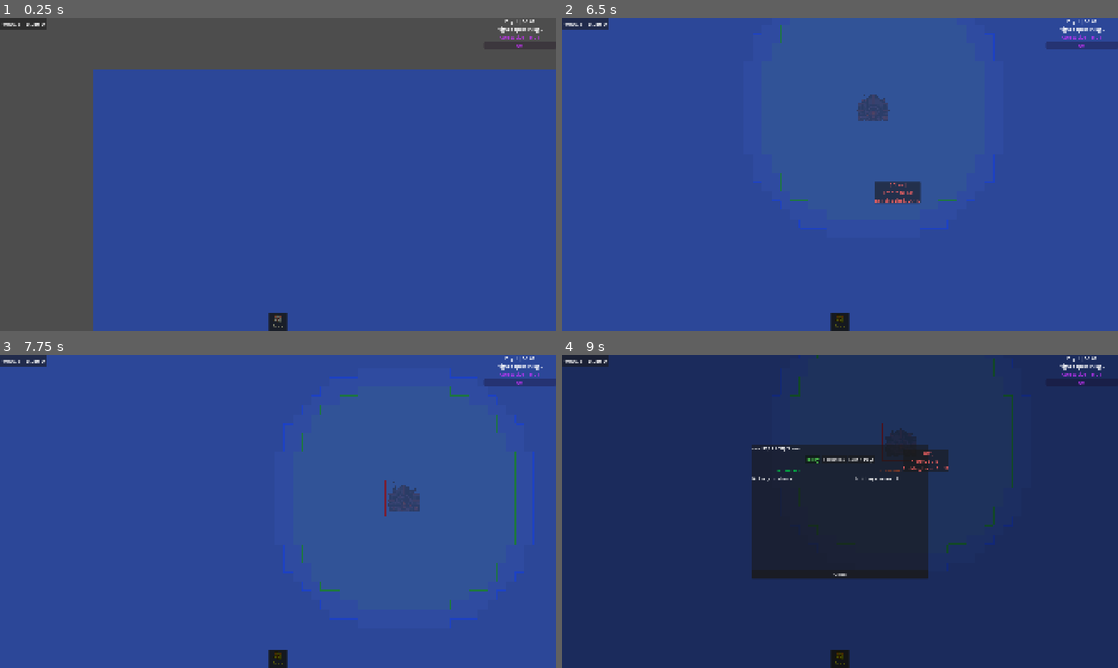
Above: before the commit, frames 1-4 (two rows, left to right).
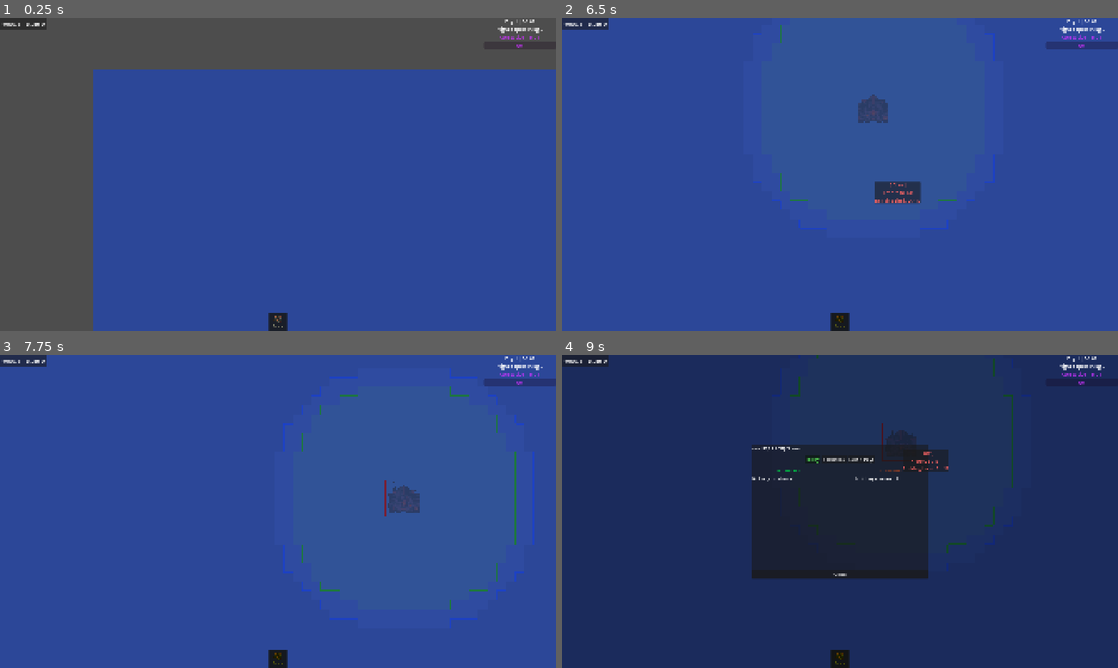
Above: after the commit, the same moments.

Repository: ColdTerror/Core-and-Conveyor
Game: Godot game, scene res://scenes/level.tscn
Two runs of this game, one before a commit and one after it. Both use one fixed random seed, a clock stepped at 60 frames per second and the inputs below. The engine's default icon, where the game draws it, is replaced by a stand-in: a white triangle on a blue panel in a dark square. Sound files missing from this copy of the repository are replaced by a short silence.
Inputs (mouse positions are in pixels of both pictures, inside the frame that each line leads up to):
- Up to frame 1 (0.25 s): no input
- Up to frame 2 (6.5 s): click "Core" at 0.5 s; tap Enter at 1.25, 4.25, 5.75, 5.85 s; move the mouse to (962, 158) at 1.27 s; hold D 1.28-2 s; hold X (deconstruct_hotkey) 1.28-2 s; click (962, 158) at 1.42 s; drag from (728, 190) to (812, 237) at 2.02 s; tap Space at 2.75, 5 s; move the mouse to (895, 105) at 2.77 s; hold D 2.78-3.5 s; hold R (rotate_tile) 2.78-3.5 s; drag from (812, 237) to (673, 127) at 3.52 s; move the mouse to (1006, 221) at 4.27 s; hold Left (ui_left) 4.28-5 s; tap Delete at 4.35 s; drag from (673, 127) to (756, 96) at 5.02 s; move the mouse to (867, 174) at 5.77 s; hold S from 5.78 s (still down); click (867, 174) at 5.92 s
- Up to frame 3 (7.75 s): release S at 6.5 s; drag from (194, 433) to (166, 527) at 6.52 s; tap Space at 7.25 s; move the mouse to (400, 495) at 7.27 s; hold U (upgrade_hotkey) from 7.28 s (still down); tap N at 7.35 s
- Up to frame 4 (9 s): release U (upgrade_hotkey) at 8 s; drag from (728, 527) to (812, 574) at 8.02 s; move the mouse to (895, 442) at 8.77 s; hold S from 8.78 s (still down); tap L at 8.85 s

The runs differ from the first frame. In frame 1, less than 0.1% of the frame differs, in the area x 49-51%, y 95-98%; in frame 2, less than 0.1%, in the area x 49-59%, y 24-98%; in frame 3, less than 0.1%; in frame 4, less than 0.1%.

Commit message:
flipped stone crushed sprite, added conveyer bridge sprite and moved mine sprite to 3x3

Diff:
--- a/scenes/buildings & related/belts & items/conveyer_bridge_building.tscn
+++ b/scenes/buildings & related/belts & items/conveyer_bridge_building.tscn
@@ -1,16 +1,27 @@
 [gd_scene format=3 uid="uid://ciqng866yv11g"]
 
 [ext_resource type="Script" uid="uid://cqmijk6fvfwpf" path="res://scripts/Building Classes/conveyer_bridge.gd" id="1_agkdx"]
-[ext_resource type="Texture2D" uid="uid://dyn5ycc3vykgb" path="res://icon.svg" id="1_p304n"]
+[ext_resource type="Texture2D" uid="uid://r4ptpn5bnwmd" path="res://assets/Buildings.png" id="2_pbibs"]
+
+[sub_resource type="AtlasTexture" id="AtlasTexture_0idu7"]
+atlas = ExtResource("2_pbibs")
+region = Rect2(32, 192, 32, 32)
 
 [node name="ConveyerBridge" type="Node2D" unique_id=531706107]
 script = ExtResource("1_agkdx")
 is_solid_obstacle = false
 building_name = "Conveyer Bridge"
-icon = ExtResource("1_p304n")
+icon = SubResource("AtlasTexture_0idu7")
 build_range = 2.0
 corruption_range = 0.0
 
-[node name="Sprite2D" type="Sprite2D" parent="." unique_id=227243104]
-scale = Vector2(0.25, 0.25)
-texture = ExtResource("1_p304n")
+[node name="Sprite2DBottom" type="Sprite2D" parent="." unique_id=457963923]
+texture = ExtResource("2_pbibs")
+region_enabled = true
+region_rect = Rect2(32, 128, 32, 32)
+
+[node name="Sprite2DTop" type="Sprite2D" parent="." unique_id=1379092575]
+z_index = 2
+texture = ExtResource("2_pbibs")
+region_enabled = true
+region_rect = Rect2(32, 160, 32, 32)
--- a/scenes/buildings & related/belts & items/router_building.tscn
+++ b/scenes/buildings & related/belts & items/router_building.tscn
@@ -17,9 +17,6 @@
 item_name = "Stone"
 metadata/_custom_type_script = "uid://cgb51uk8xwxmq"
 
-[sub_resource type="RectangleShape2D" id="RectangleShape2D_y4pf7"]
-size = Vector2(32, 32)
-
 [node name="RouterBuilding" type="Node2D" unique_id=706441701]
 script = ExtResource("1_y4pf7")
 building_name = "Router"
@@ -38,8 +35,3 @@
 texture = ExtResource("2_dawp2")
 region_enabled = true
 region_rect = Rect2(0, 160, 32, 32)
-
-[node name="Area2D" type="Area2D" parent="." unique_id=1456337677]
-
-[node name="CollisionShape2D" type="CollisionShape2D" parent="Area2D" unique_id=404963682]
-shape = SubResource("RectangleShape2D_y4pf7")
--- a/scenes/buildings & related/harvesters/Mine/MineBuilding1.tscn
+++ b/scenes/buildings & related/harvesters/Mine/MineBuilding1.tscn
@@ -9,7 +9,7 @@
 
 [sub_resource type="AtlasTexture" id="AtlasTexture_cawij"]
 atlas = ExtResource("2_ush8g")
-region = Rect2(640, 0, 96, 128)
+region = Rect2(640, 0, 96, 96)
 
 [sub_resource type="Resource" id="Resource_u4cs1"]
 script = ExtResource("5_dp64x")
@@ -27,15 +27,12 @@
 amount = 50
 metadata/_custom_type_script = "uid://cgb51uk8xwxmq"
 
-[sub_resource type="RectangleShape2D" id="RectangleShape2D_wcq7w"]
-size = Vector2(96, 128)
-
 [node name="MineBuilding1" type="Node2D" unique_id=1049048299 groups=["Structure"]]
 script = ExtResource("1_fgkgn")
 target_resource = ExtResource("2_im1p0")
 generic_item_scene = ExtResource("2_wcq7w")
 building_name = "Mine"
-size = Vector2i(3, 4)
+size = Vector2i(3, 3)
 icon = SubResource("AtlasTexture_cawij")
 build_costs = Array[ExtResource("5_dp64x")]([SubResource("Resource_u4cs1")])
 build_range = 8.0
@@ -46,12 +43,7 @@
 [node name="Sprite2D" type="Sprite2D" parent="." unique_id=1372560711]
 texture = ExtResource("2_ush8g")
 region_enabled = true
-region_rect = Rect2(640, 0, 96, 128)
-
-[node name="Area2D" type="Area2D" parent="." unique_id=1711452867]
-
-[node name="CollisionShape2D" type="CollisionShape2D" parent="Area2D" unique_id=603564727]
-shape = SubResource("RectangleShape2D_wcq7w")
+region_rect = Rect2(640, 0, 96, 96)
 
 [node name="Line2D" type="Line2D" parent="." unique_id=846815626]
 width = 2.0
--- a/scenes/buildings & related/harvesters/Mine/MineBuilding2.tscn
+++ b/scenes/buildings & related/harvesters/Mine/MineBuilding2.tscn
@@ -7,10 +7,7 @@
 
 [sub_resource type="AtlasTexture" id="AtlasTexture_cawij"]
 atlas = ExtResource("4_jcc08")
-region = Rect2(640, 0, 96, 128)
-
-[sub_resource type="RectangleShape2D" id="RectangleShape2D_wcq7w"]
-size = Vector2(96, 128)
+region = Rect2(640, 0, 96, 96)
 
 [node name="MineBuilding2" type="Node2D" unique_id=1049048299 groups=["Structure"]]
 script = ExtResource("1_cj2ae")
@@ -19,7 +16,7 @@
 scan_radius = 6
 harvest_damage = 3
 building_name = "Quarry"
-size = Vector2i(3, 4)
+size = Vector2i(3, 3)
 max_health = 150
 icon = SubResource("AtlasTexture_cawij")
 build_range = 8.0
@@ -29,12 +26,7 @@
 [node name="Sprite2D" type="Sprite2D" parent="." unique_id=1372560711]
 texture = ExtResource("4_jcc08")
 region_enabled = true
-region_rect = Rect2(640, 0, 96, 128)
-
-[node name="Area2D" type="Area2D" parent="." unique_id=1711452867]
-
-[node name="CollisionShape2D" type="CollisionShape2D" parent="Area2D" unique_id=603564727]
-shape = SubResource("RectangleShape2D_wcq7w")
+region_rect = Rect2(640, 0, 96, 96)
 
 [node name="Line2D" type="Line2D" parent="." unique_id=846815626]
 width = 2.0
Binary file changed: assets/Buildings.png
